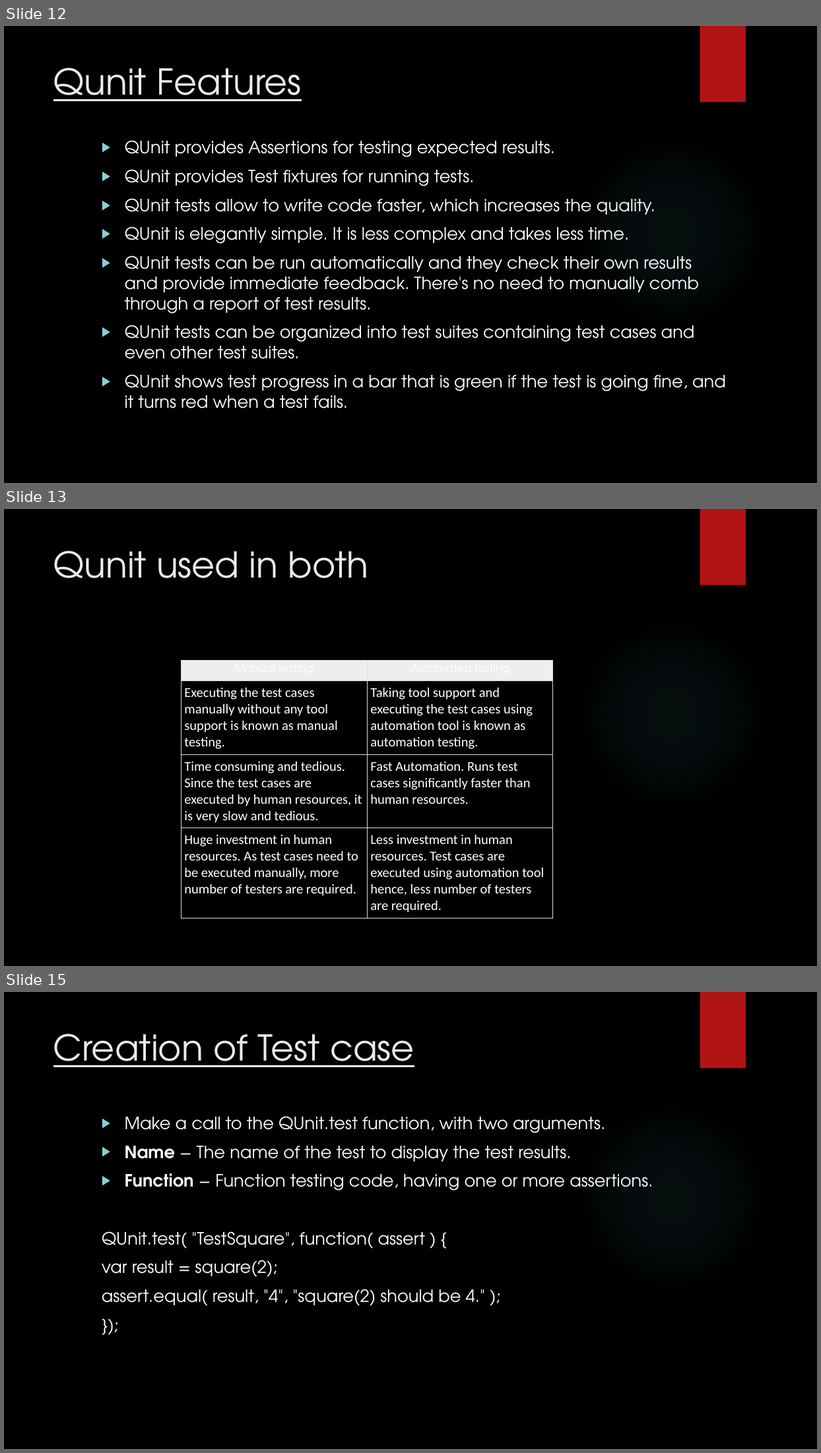
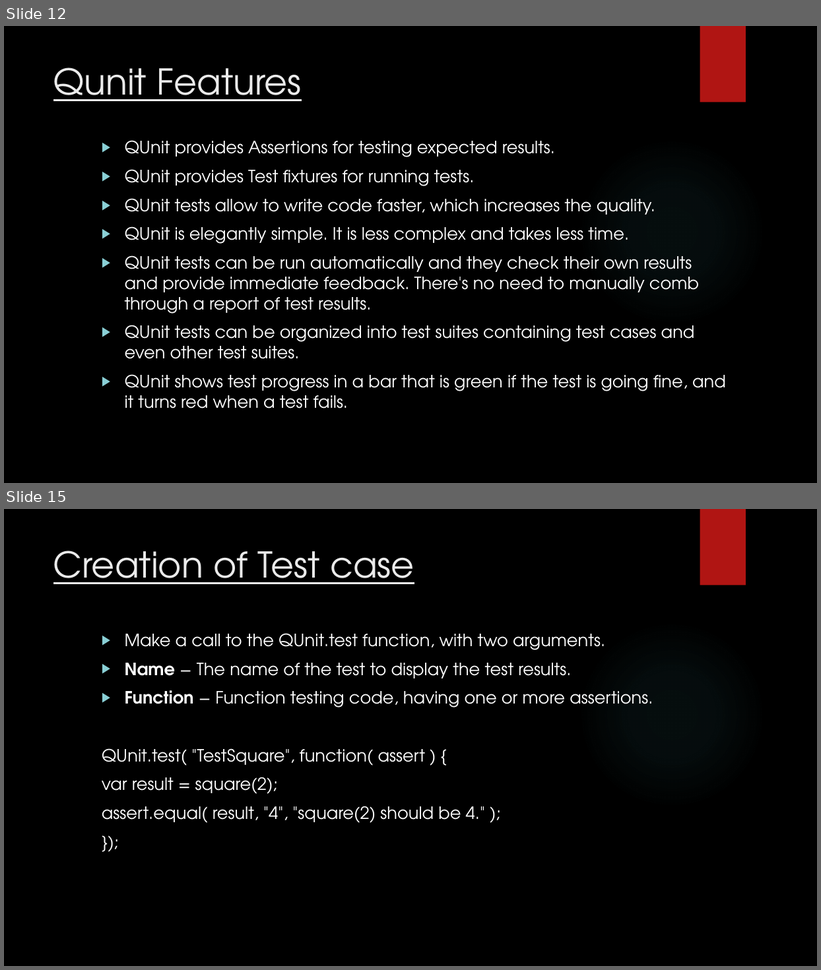
Before and after one commit to prashanthr036/qUnit-WS, a slide deck: docs/TestingQunit.pptx. Shown one above the other, each under a label of ours: slides 12, 13 and 15 before the commit, slides 12 and 15 after it; the slides between them are not shown. The pictures are 821x1453 and 821x970 pixels, drawn with LibreOffice and Linux fonts; fonts in the diff are those of the drawing; background and template pictures are left out. Boxes give left, top, right and bottom in pixels: in the first picture for what was removed or moved away, otherwise in the second. Text is boxed around its words. In the diff, an @@ line names an element or a change of style, - is before the commit and + after.

```diff
--- a/docs/TestingQunit.pptx
+++ b/docs/TestingQunit.pptx
@@ slide 13 removed at <box>4,509,817,966</box>, background picture (left out); not listed: 2 template elements that a slide beside it also shows @@
@@ title removed at <box>54,551,368,578</box> @@
-Qunit used in both
@@ table removed at <box>181,661,553,916</box>, 4 rows, 2 columns @@
-Manual testing | Automated testing
-Executing the test cases manually without any tool support is known as manual testing. | Taking tool support and executing the test cases using automation tool is known as automation testing.
-Time consuming and tedious. Since the test cases are executed by human resources, it is very slow and tedious. | Fast Automation. Runs test cases significantly faster than human resources.
-Huge investment in human resources. As test cases need to be executed manually, more number of testers are required. | Less investment in human resources. Test cases are executed using automation tool hence, less number of testers are required.
```
Also in this commit, not shown: 3 slides changed, 1 slide added.
